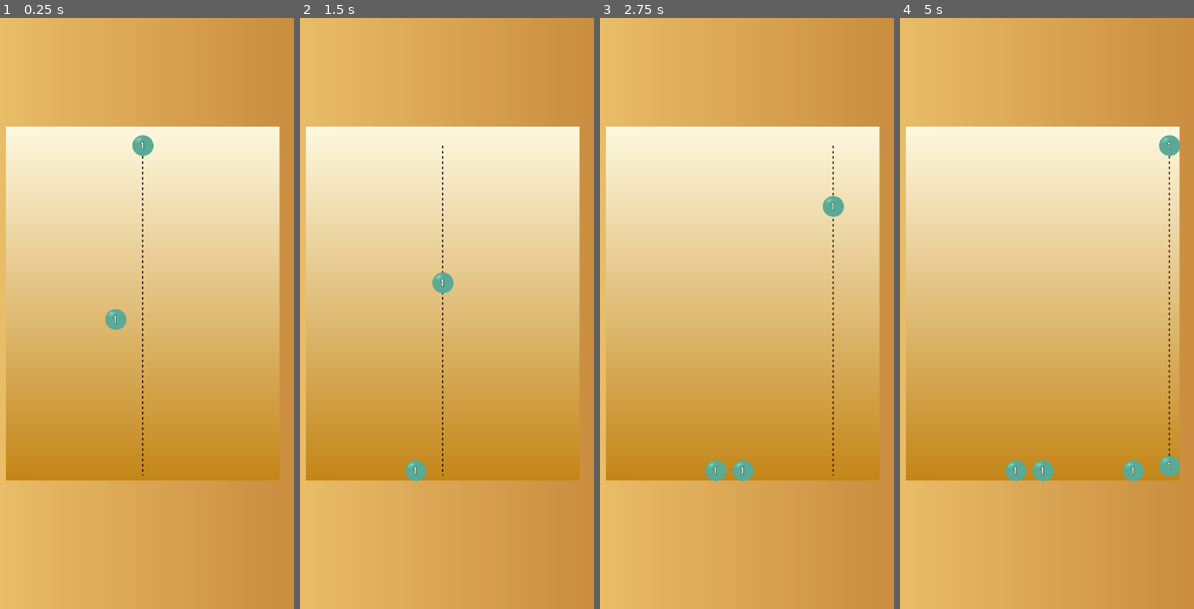
Above: before the commit, frames 1-4 (left to right).
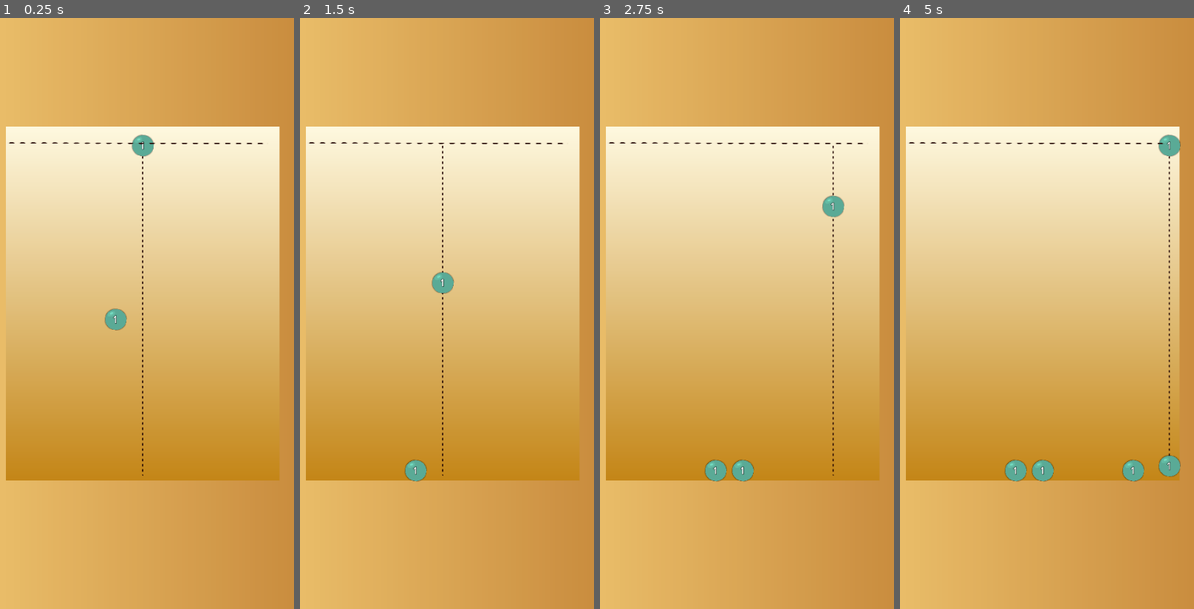
Above: after the commit, the same moments.

Repository: fteppe/ball-2048
Game: Godot game, scene res://MainMap.tscn
Two runs of this game, one before a commit and one after it. Both use one fixed random seed, a clock stepped at 60 frames per second and the inputs below.
Inputs (mouse positions are in pixels of both pictures, inside the frame that each line leads up to):
- Up to frame 1 (0.25 s): no input
- Up to frame 2 (1.5 s): move the mouse to (508, 283) at 0.52 s; click (508, 283) at 0.67 s; move the mouse to (382, 343) at 1.27 s; click (382, 343) at 1.42 s
- Up to frame 3 (2.75 s): move the mouse to (773, 183) at 2.02 s; click (773, 183) at 2.17 s
- Up to frame 4 (5 s): move the mouse to (1029, 431) at 2.77 s; click (1029, 431) at 2.92 s; move the mouse to (1132, 402) at 3.52 s; click (1132, 402) at 3.67 s; move the mouse to (952, 224) at 4.27 s; click (952, 224) at 4.42 s

The runs differ from the first frame. In frame 1, 0.2% of the frame differs, in the area x 3-90%, y 19-53%; in frame 2, 0.2%; in frame 3, 0.2%; in frame 4, 0.3%, in the area x 3-96%, y 19-79%.

Commit message:
more improvements, addition of the death zone

Diff:
--- a/Ball.tscn
+++ b/Ball.tscn
@@ -17,6 +17,10 @@
 shadow_size = 10
 shadow_color = Color(0, 0, 0, 0.5803922)
 shadow_offset = Vector2(0, 0)
+
+[sub_resource type="Curve" id="Curve_3tj6u"]
+_data = [Vector2(0, 0.009793282), 0.0, 0.0, 0, 0, Vector2(0.35833332, 0.9009793), 0.0, 0.0, 0, 0, Vector2(1, 0.476605), 0.0, 0.0, 0, 0]
+point_count = 3
 
 [sub_resource type="Gradient" id="Gradient_3tj6u"]
 offsets = PackedFloat32Array(0, 0.74550897, 1)
@@ -93,9 +97,10 @@
 
 [node name="CPUParticles2D" type="CPUParticles2D" parent="Visuals/VisualAnimRoot" unique_id=1188966069]
 emitting = false
-amount = 10
+amount = 20
 texture = ExtResource("3_3tj6u")
 one_shot = true
+speed_scale = 1.4
 explosiveness = 1.0
 emission_shape = 6
 emission_ring_inner_radius = 55.0
@@ -103,12 +108,13 @@
 gravity = Vector2(0, 0)
 angular_velocity_min = -38.5
 angular_velocity_max = 115.51
-radial_accel_min = 27.4
-radial_accel_max = 27.4
+radial_accel_min = 5.0
+radial_accel_max = 5.0
 angle_min = -694.5
 angle_max = 546.7
 scale_amount_min = 0.1
 scale_amount_max = 0.1
+scale_amount_curve = SubResource("Curve_3tj6u")
 color_ramp = SubResource("Gradient_3tj6u")
 
 [node name="AnimationPlayer" type="AnimationPlayer" parent="Visuals" unique_id=663053933]
--- /dev/null
+++ b/DeathZone.tscn
@@ -0,0 +1,31 @@
+[gd_scene format=3 uid="uid://brfaumd3gnq32"]
+
+[ext_resource type="Texture2D" uid="uid://dqbep68j100n5" path="res://dashed_line.png" id="1_cpr33"]
+[ext_resource type="Script" uid="uid://5c1hcbdbyrnq" path="res://death_zone.gd" id="1_j53p1"]
+
+[sub_resource type="RectangleShape2D" id="RectangleShape2D_aleya"]
+size = Vector2(501, 34)
+
+[node name="DeathZone" type="Node2D" unique_id=1998797930]
+script = ExtResource("1_j53p1")
+max_death_zone_time = 5.0
+
+[node name="Line2D" type="Line2D" parent="." unique_id=1354698501]
+texture_repeat = 2
+position = Vector2(242, -18)
+scale = Vector2(2.0725806, 1)
+points = PackedVector2Array(-116.5, 17, 121.5, 18)
+width = 5.0
+texture = ExtResource("1_cpr33")
+texture_mode = 1
+begin_cap_mode = 2
+end_cap_mode = 2
+
+[node name="Area2D" type="Area2D" parent="." unique_id=1271297322]
+
+[node name="CollisionShape2D" type="CollisionShape2D" parent="Area2D" unique_id=1694197386]
+position = Vector2(250.5, -17)
+shape = SubResource("RectangleShape2D_aleya")
+
+[connection signal="body_entered" from="Area2D" to="." method="_on_area_2d_body_entered"]
+[connection signal="body_exited" from="Area2D" to="." method="_on_area_2d_body_exited"]
--- a/MainMap.tscn
+++ b/MainMap.tscn
@@ -4,6 +4,7 @@
 [ext_resource type="PhysicsMaterial" uid="uid://cw1s4rm6ufa6y" path="res://ground_phy_material.tres" id="2_x4u1r"]
 [ext_resource type="PackedScene" uid="uid://cxmrdjcdiqobc" path="res://BallSpawner.tscn" id="3_cccdv"]
 [ext_resource type="PackedScene" uid="uid://jksh0yo7xda2" path="res://Ball.tscn" id="4_x4u1r"]
+[ext_resource type="PackedScene" uid="uid://brfaumd3gnq32" path="res://DeathZone.tscn" id="5_h7suj"]
 
 [sub_resource type="Gradient" id="Gradient_x4u1r"]
 colors = PackedColorArray(0.6971134, 0.41006282, 0.12067657, 1, 0.9932057, 0.8604826, 0.5155607, 1)
@@ -18,6 +19,43 @@
 gradient = SubResource("Gradient_cccdv")
 
 [sub_resource type="WorldBoundaryShape2D" id="WorldBoundaryShape2D_x0drn"]
+
+[sub_resource type="Animation" id="Animation_h7suj"]
+length = 0.001
+tracks/0/type = "value"
+tracks/0/imported = false
+tracks/0/enabled = true
+tracks/0/path = NodePath(".:offset")
+tracks/0/interp = 1
+tracks/0/loop_wrap = true
+tracks/0/keys = {
+"times": PackedFloat32Array(0),
+"transitions": PackedFloat32Array(1),
+"update": 0,
+"values": [Vector2(0, 0)]
+}
+
+[sub_resource type="Animation" id="Animation_rjo7s"]
+resource_name = "screen_shake"
+length = 1.3666667
+tracks/0/type = "value"
+tracks/0/imported = false
+tracks/0/enabled = true
+tracks/0/path = NodePath(".:offset")
+tracks/0/interp = 1
+tracks/0/loop_wrap = true
+tracks/0/keys = {
+"times": PackedFloat32Array(-0.06666667, 0.2, 0.6, 0.96666664, 1.3333334),
+"transitions": PackedFloat32Array(1, 1, 1, 1, 1),
+"update": 0,
+"values": [Vector2(0, 0), Vector2(-5, -2), Vector2(6, -5), Vector2(-3, 3), Vector2(0, 0)]
+}
+
+[sub_resource type="AnimationLibrary" id="AnimationLibrary_5ctcv"]
+_data = {
+&"RESET": SubResource("Animation_h7suj"),
+&"screen_shake": SubResource("Animation_rjo7s")
+}
 
 [node name="Mainmap" type="Node2D" unique_id=151565199]
 script = ExtResource("1_ifu8d")
@@ -35,12 +73,11 @@
 texture = SubResource("GradientTexture2D_x4u1r")
 
 [node name="Left" type="StaticBody2D" parent="." unique_id=437479823]
-position = Vector2(0, 285)
+position = Vector2(4, 285)
 rotation = 1.5707964
 physics_material_override = ExtResource("2_x4u1r")
 
 [node name="CollisionShape2D" type="CollisionShape2D" parent="Left" unique_id=1592641092]
-position = Vector2(-1.3113416e-07, -3)
 shape = SubResource("WorldBoundaryShape2D_x0drn")
 
 [node name="Ground" type="StaticBody2D" parent="." unique_id=311077774]
@@ -62,6 +99,10 @@
 position = Vector2(269, 325)
 zoom = Vector2(0.865, 0.865)
 
+[node name="AnimationPlayer" type="AnimationPlayer" parent="Camera2D" unique_id=1063284538]
+libraries/ = SubResource("AnimationLibrary_5ctcv")
+speed_scale = 3.0
+
 [node name="BallSpawner" parent="." unique_id=1389751439 instance=ExtResource("3_cccdv")]
 position = Vector2(268, 3)
 
@@ -73,3 +114,6 @@
 
 [node name="Ball" parent="." unique_id=1929847300 instance=ExtResource("4_x4u1r")]
 position = Vector2(216, 308)
+
+[node name="DeathZone" parent="." unique_id=1998797930 instance=ExtResource("5_h7suj")]
+position = Vector2(10, -1)
--- a/ball.gd
+++ b/ball.gd
@@ -9,9 +9,13 @@
 var size : int
 var initial_rotation : float
 var initial_collider_radius : float
+var death_zone_ratio : float = 0
 
 func get_radius():
 	return ($CollisionShape2D.shape as CircleShape2D).radius
+
+func set_death_zone_ratio(ratio : float):
+	death_zone_ratio = ratio
 
 func update_size_from_rank():
 	size = pow(2, rank - 1)
@@ -52,6 +56,7 @@
 
 # Called every frame. 'delta' is the elapsed time since the previous frame.
 func _process(delta):
+	$Visuals/VisualAnimRoot.position = Vector2(randf(), randf()) * death_zone_ratio * 20.
 	$Visuals/VisualAnimRoot/Sprite2D.global_rotation = initial_rotation
 	pass
 
--- /dev/null
+++ b/death_zone.gd
@@ -0,0 +1,34 @@
+extends Node2D
+
+@export var max_death_zone_time : float
+
+var balls_in_area : Dictionary[Ball, float]
+
+# Called when the node enters the scene tree for the first time.
+func _ready():
+	pass # Replace with function body.
+
+
+# Called every frame. 'delta' is the elapsed time since the previous frame.
+func _process(delta):
+	for ball in balls_in_area:
+		if ball.is_queued_for_deletion():
+			balls_in_area.erase(ball as Ball)
+		else:
+			balls_in_area[ball] += delta
+			ball.set_death_zone_ratio(clampf(balls_in_area[ball] / max_death_zone_time, 0., 1))
+
+	pass
+
+
+func _on_area_2d_body_entered(body):
+	if body is Ball:
+		balls_in_area[body as Ball] = 0.
+	pass # Replace with function body.
+
+
+func _on_area_2d_body_exited(body):
+	if body is Ball:
+		body.set_death_zone_ratio(0)
+		balls_in_area.erase(body as Ball)
+	pass # Replace with function body.
--- a/main_map.gd
+++ b/main_map.gd
@@ -15,6 +15,7 @@
 
 func ball_created(ball : Ball):
 	print("Ball created rank ", ball.rank)
+	$Camera2D/AnimationPlayer.play("screen_shake")
 
 func _unhandled_input(event):
 	var current_mouse_pos = $BallSpawner.get_global_mouse_position().x
Binary file changed: Ball.png
Not shown, added: death_zone.gd.uid
